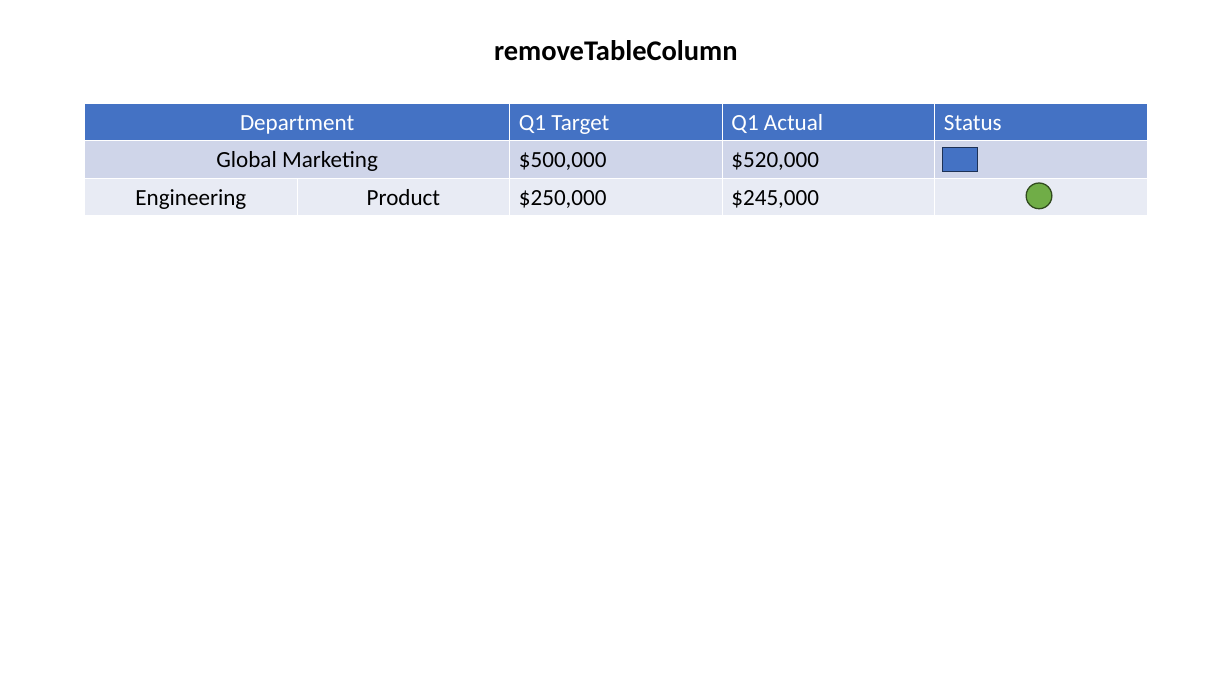
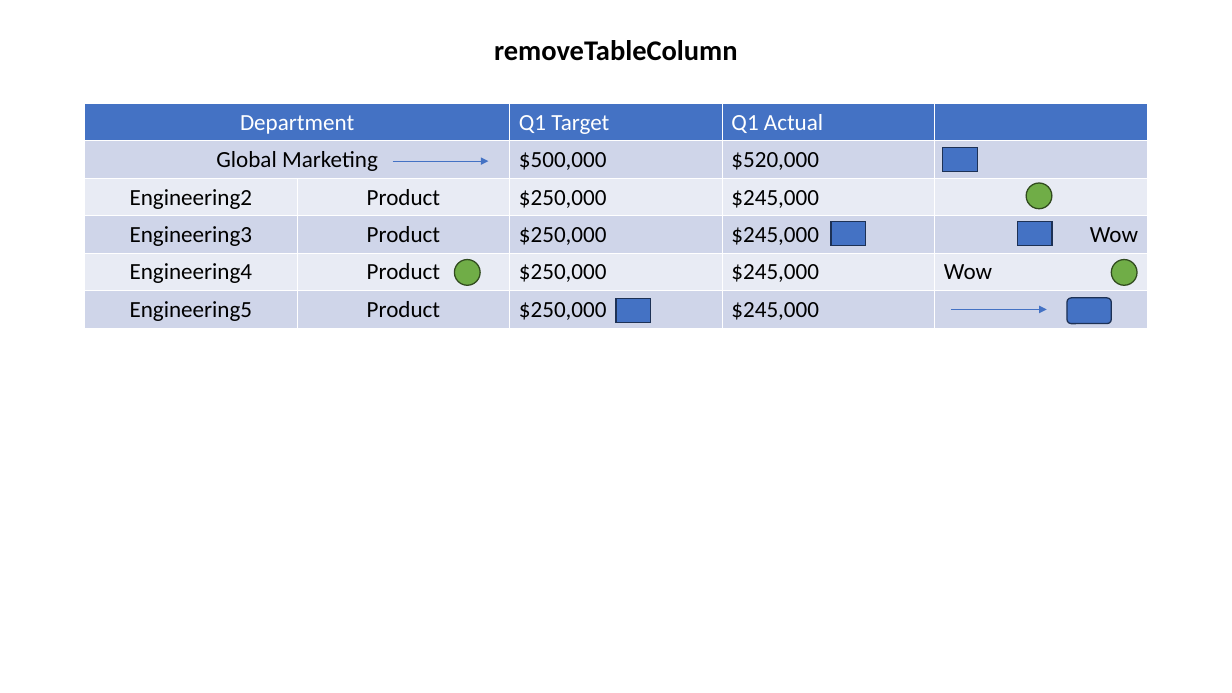
Before and after one commit to jsuyog2/node-pptx-templater, a slide deck: slide 9 of showcase/templates/TablePowerPointSample.pptx. Drawn at 1232x693 pixels with LibreOffice and Linux fonts; fonts in the diff are those of the drawing. Boxes give left, top, right and bottom in pixels: in the first picture for what was removed or moved away, otherwise in the second. Text is boxed around its words. In the diff, an @@ line names an element or a change of style, - is before the commit and + after.

```diff
--- a/showcase/templates/TablePowerPointSample.pptx
+++ b/showcase/templates/TablePowerPointSample.pptx
@@ table at bbox=[85, 104, 1148, 328] @@
-row 1, column 5: Status
+row 1, column 5: 
-row 3: Engineering | Product | $250,000 | $245,000 | 
+row 3: Engineering2 | Product | $250,000 | $245,000 | 
+row 4: Engineering3 | Product | $250,000 | $245,000 | Wow
+row 5: Engineering4 | Product | $250,000 | $245,000 | Wow
+row 6: Engineering5 | Product | $250,000 | $245,000 | 
@@ arrow added from (393, 161) to (489, 161), #4472C4 0.5 pt @@
@@ rectangle added at bbox=[831, 222, 866, 246], fill #4472C4, outline #1E3256 1 pt @@
@@ rectangle added at bbox=[1018, 222, 1053, 246], fill #4472C4, outline #1E3256 1 pt @@
@@ ellipse added at bbox=[455, 260, 481, 286], fill #70AD47, outline #314C1F 1 pt @@
@@ ellipse added at bbox=[1112, 260, 1138, 286], fill #70AD47, outline #314C1F 1 pt @@
@@ rectangle added at bbox=[616, 299, 652, 323], fill #4472C4, outline #1E3256 1 pt @@
@@ rounded rectangle added at bbox=[1067, 298, 1112, 323], fill #4472C4, outline #1E3256 1 pt @@
@@ arrow added from (951, 310) to (1047, 310), #4472C4 0.5 pt @@
```
Also in this commit, not shown: 1 other slide changed, 11 other files.
